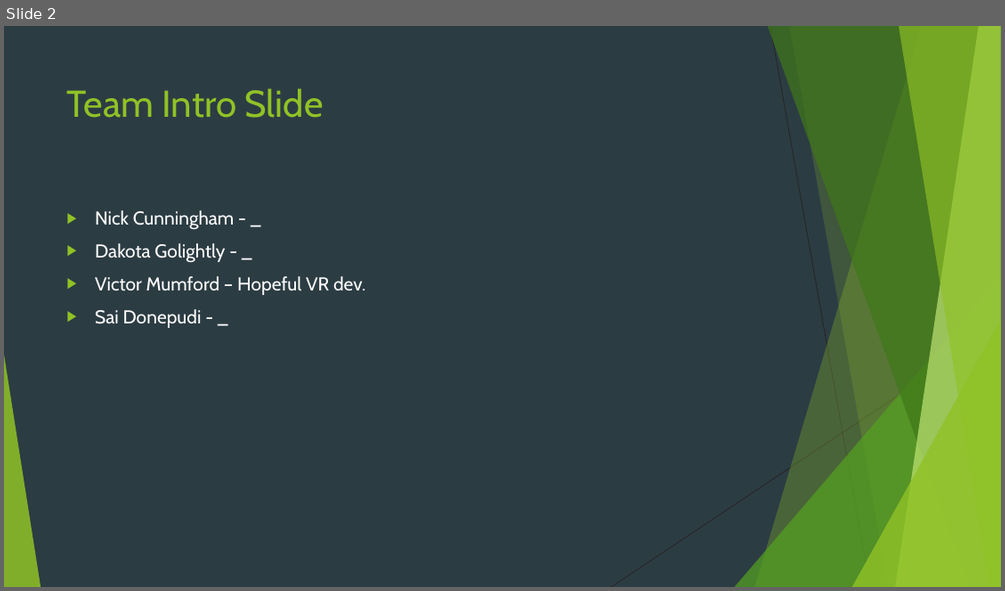
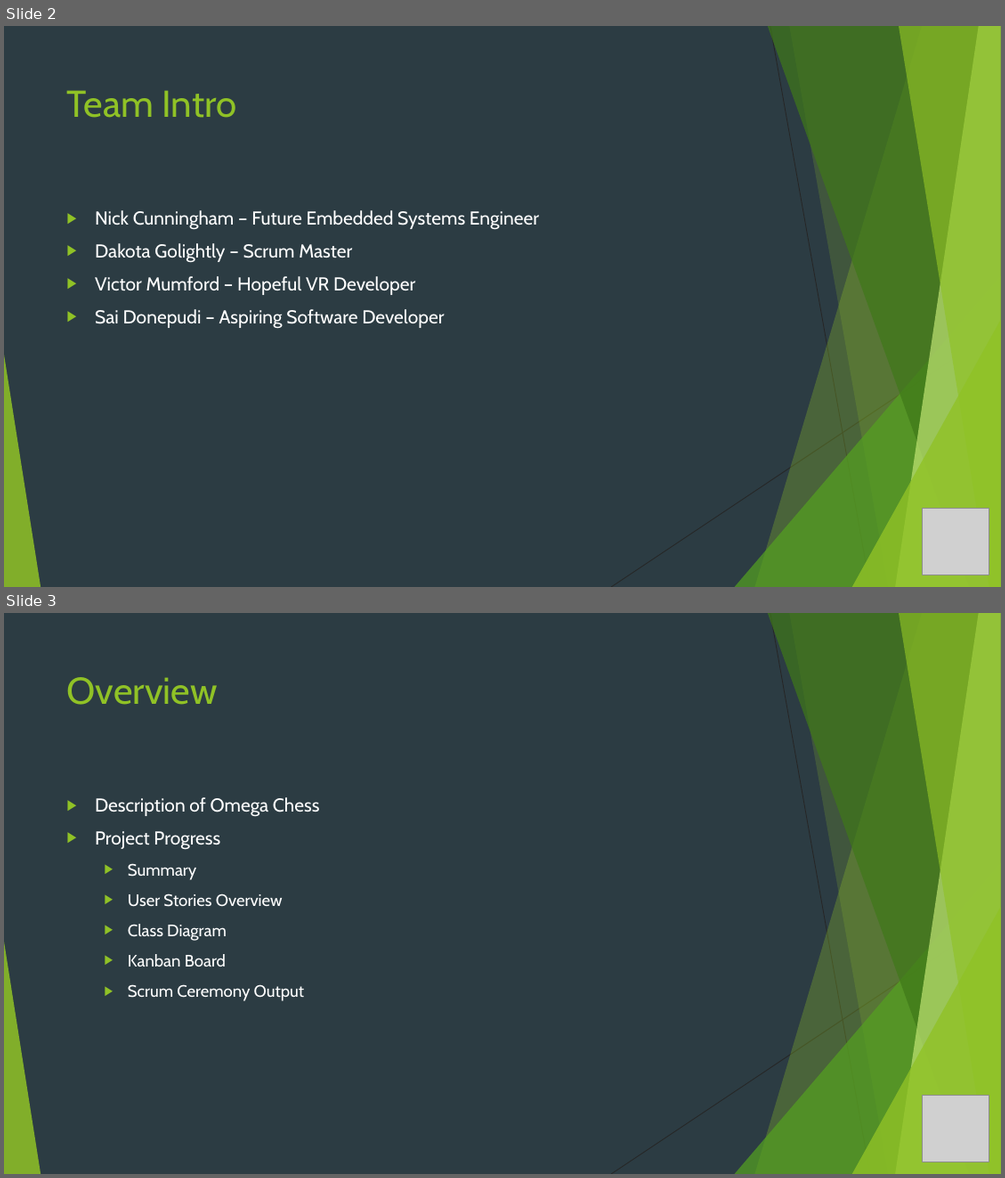
Before and after one commit to WaterbendingToph/cs414-f20-public_class_TeamD, a slide deck: 8- Presentation/P1 Presentation.pptx. Shown one above the other, each under a label of ours: slide 2 before the commit, slides 2 and 3 after it. The pictures are 1005x591 and 1005x1178 pixels, drawn with LibreOffice and Linux fonts; fonts in the diff are those of the drawing; grey boxes stand for pictures. Boxes give left, top, right and bottom in pixels: in the first picture for what was removed or moved away, otherwise in the second. Text is boxed around its words. In the diff, an @@ line names an element or a change of style, - is before the commit and + after.

```diff
--- a/8- Presentation/P1 Presentation.pptx
+++ b/8- Presentation/P1 Presentation.pptx
@@ slide 3 added at (4, 613, 1001, 1174), background #2C3C43; not listed: 10 template elements that a slide beside it also shows @@
@@ title added at (67, 677, 218, 705), 36 pt, text #90C226 @@
+Overview
@@ text added at (95, 797, 319, 1001), 16 pt, text #FFFFFF @@
+▶ Description of Omega Chess
+▶ Project Progress
+  ▶ Summary
+  ▶ User Stories Overview
+  ▶ Class Diagram
+  ▶ Kanban Board
+  ▶ Scrum Ceremony Output
@@ picture added at (922, 1094, 989, 1161) @@
@@ slide 2 changed as well @@
@@ title at (67, 90, 237, 118): text changed @@
-Team Intro Slide
+Team Intro
@@ text at (95, 210, 539, 329): text changed @@
-▶ Nick Cunningham - _
-▶ Dakota Golightly - _
-▶ Victor Mumford – Hopeful VR dev.
-▶ Sai Donepudi - _
+▶ Nick Cunningham – Future Embedded Systems Engineer
+▶ Dakota Golightly – Scrum Master
+▶ Victor Mumford – Hopeful VR Developer
+▶ Sai Donepudi – Aspiring Software Developer
@@ picture added at (922, 507, 989, 574) @@
```
Also in this commit, not shown: 2 other slides changed, 6 other slides added, 4 slides removed.
